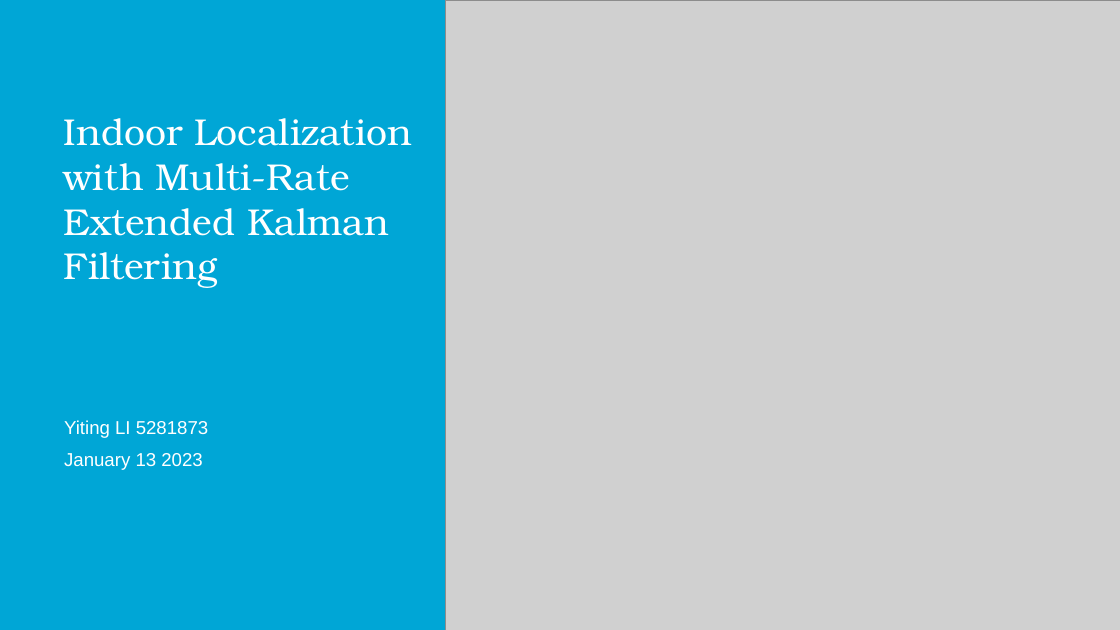
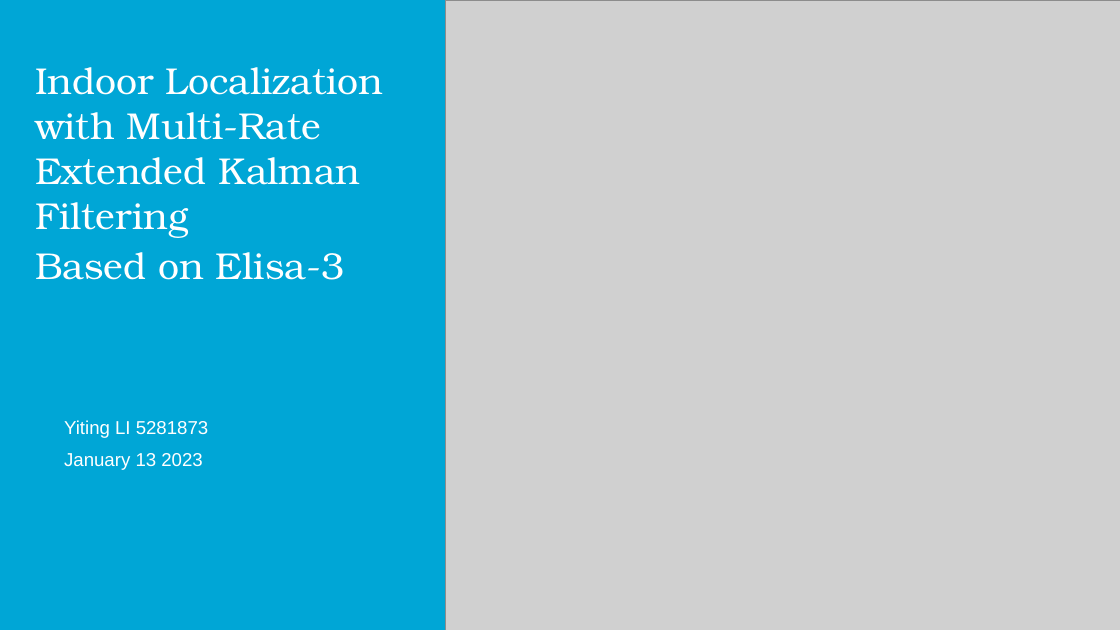
Before and after one commit to kemosabe564/simulation, a slide deck: slide 1 of paperwork/ppt/Ting_midterm.pptx. Drawn at 1120x630 pixels with LibreOffice and Linux fonts; fonts in the diff are those of the drawing; grey boxes stand for pictures; background and template pictures are left out. Boxes give left, top, right and bottom in pixels: in the first picture for what was removed or moved away, otherwise in the second. Text is boxed around its words. In the diff, an @@ line names an element or a change of style, - is before the commit and + after.

```diff
--- a/paperwork/ppt/Ting_midterm.pptx
+++ b/paperwork/ppt/Ting_midterm.pptx
@@ text "Indoor Localization with Multi-Rate Extended ...": place and size @@
-text "Indoor Localization with Multi-Rate Extended ..." at box(64, 118, 412, 288)
+text "Indoor Localization with Multi-Rate Extended ..." at box(35, 67, 383, 280)
@@ text at box(35, 252, 344, 280): paragraph added @@
+Based on Elisa-3
```
Also in this commit, not shown: 1 slide added, 13 other files.
